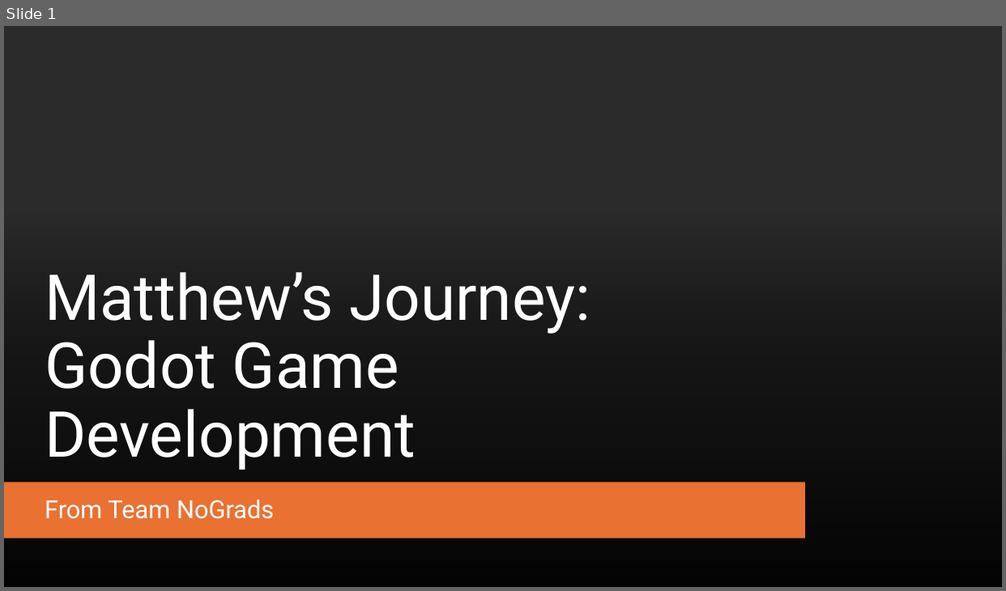
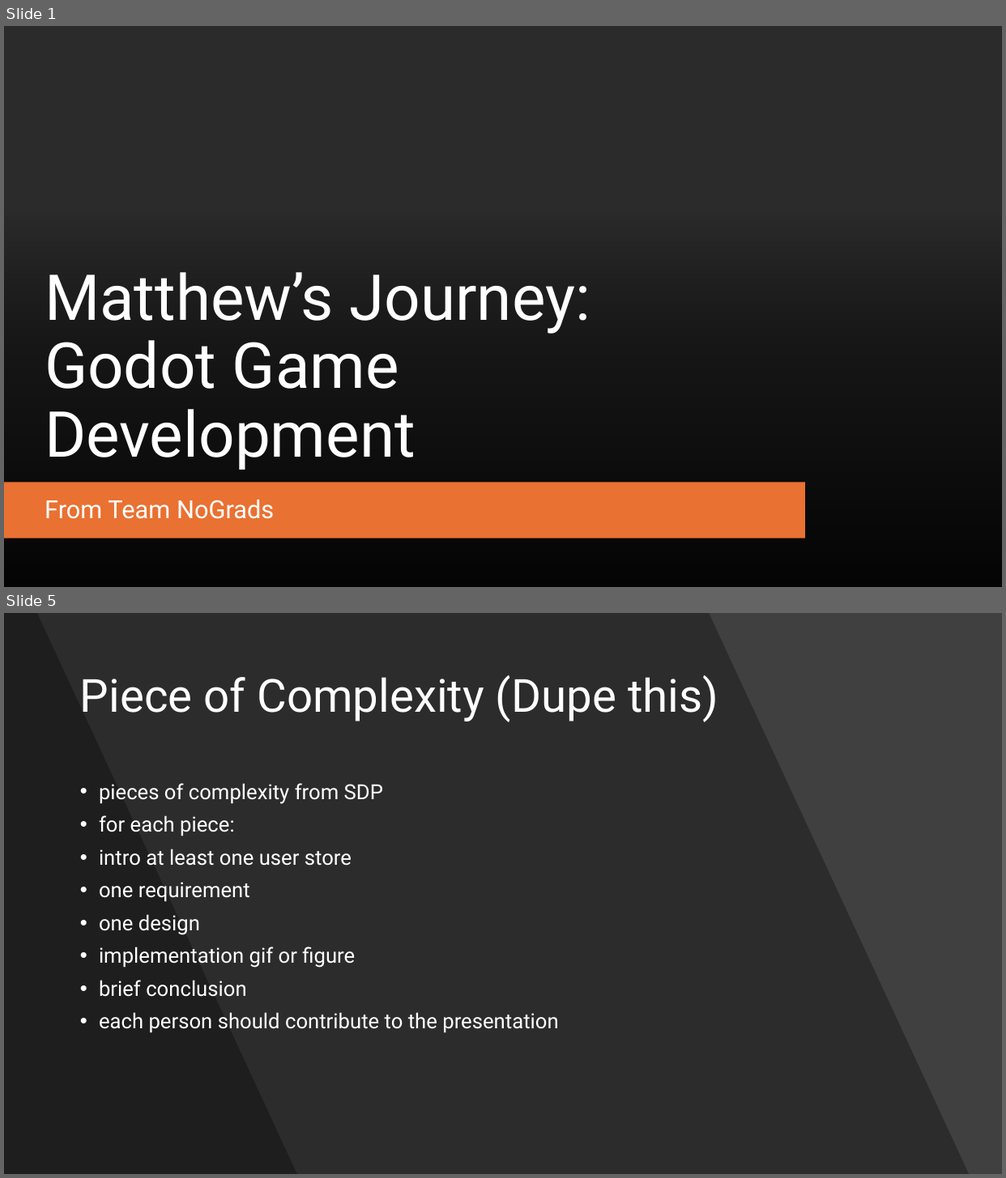
Before and after one commit to WSU-cshimizu/ceg4110-group-project-no-grads, a slide deck: presentation materials/PresentationPowerpoint.pptx. Shown one above the other, each under a label of ours: slide 1 before the commit, slides 1 and 5 after it; the slides between them are not shown. The pictures are 1006x591 and 1006x1178 pixels, drawn with LibreOffice and Linux fonts; fonts in the diff are those of the drawing; background and template pictures are left out; a plain dark background stands for a picture behind light text. Boxes give left, top, right and bottom in pixels: in the first picture for what was removed or moved away, otherwise in the second. Text is boxed around its words. In the diff, an @@ line names an element or a change of style, - is before the commit and + after.

```diff
--- a/presentation materials/PresentationPowerpoint.pptx
+++ b/presentation materials/PresentationPowerpoint.pptx
@@ slide 5 added at [4, 613, 1002, 1174], background #404040 @@
@@ freeform shape added at [4, 613, 969, 1174], fill #000000 at 30% opacity @@
@@ freeform shape added at [4, 613, 297, 1174], fill #000000 at 30% opacity @@
@@ title added at [80, 675, 718, 722], 44 pt, text #FFFFFF @@
+Piece of Complexity (Dupe this)
@@ text added at [99, 783, 558, 1033], 20 pt, text #FFFFFF @@
+• pieces of complexity from SDP
+• for each piece:
+• intro at least one user store
+• one requirement
+• one design
+• implementation gif or figure
+• brief conclusion
+• each person should contribute to the presentation
```
Also in this commit, not shown: 2 slides changed, 3 other slides added.
